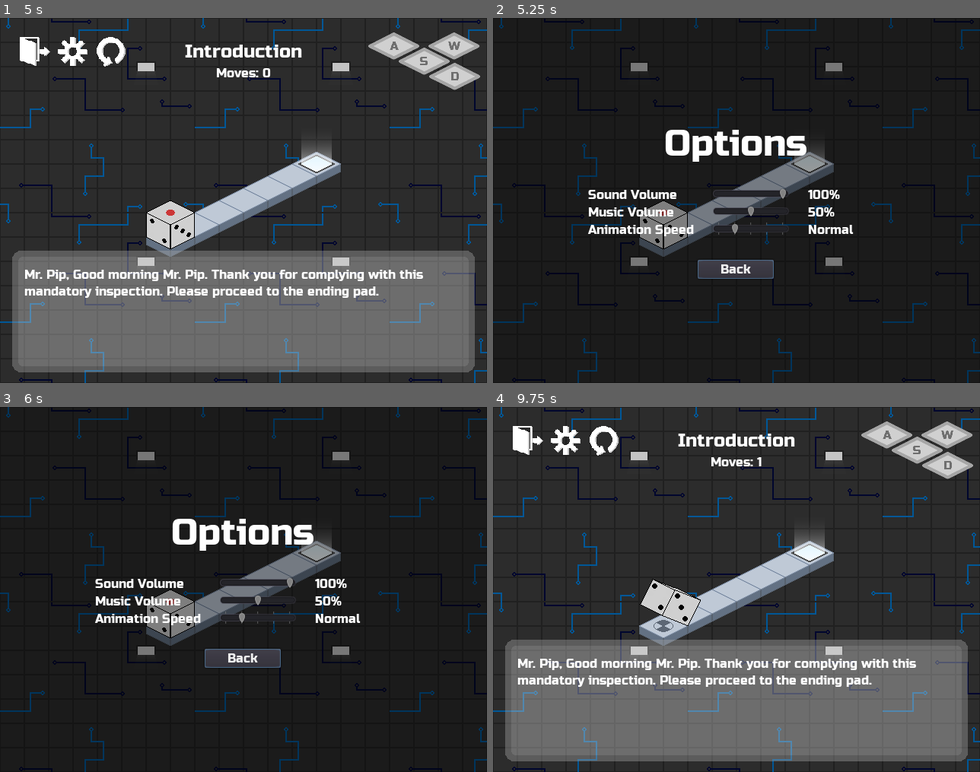
Above: before the commit, frames 1-4 (two rows, left to right).
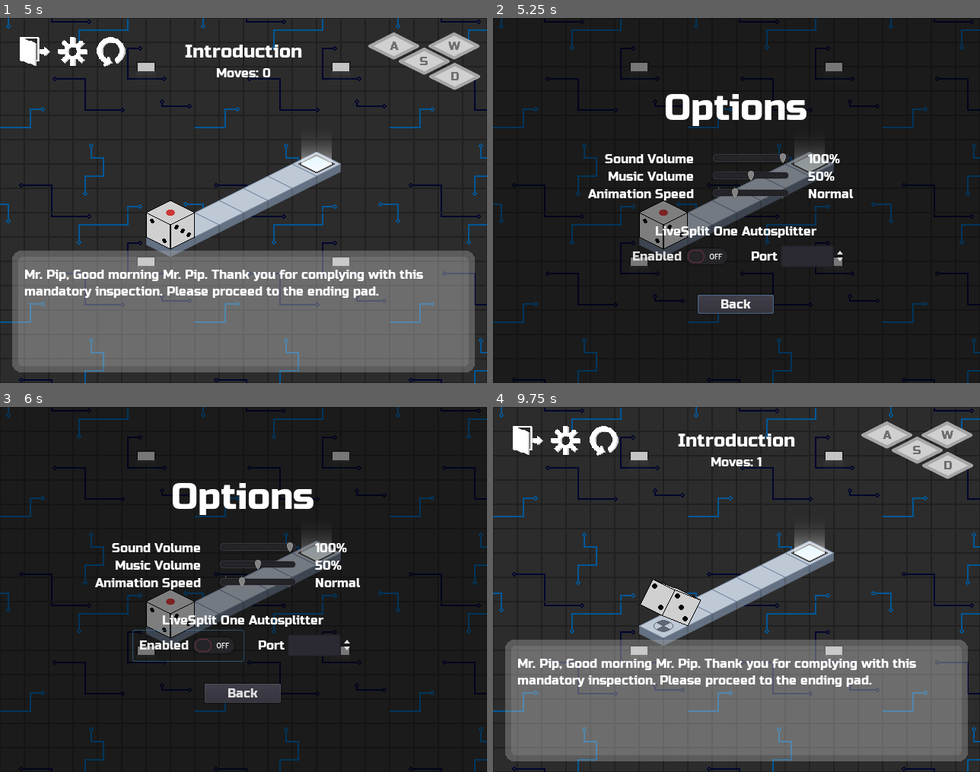
Above: after the commit, the same moments.

Repository: kdreese/gmtk-2022
Game: Godot game, scene res://src/states/Menu.tscn
Same seed, same stepped clock (60 frames per second), same inputs: the game is played once before the commit and once after it.
Inputs (mouse positions are in pixels of both pictures, inside the frame that each line leads up to):
- Up to frame 1 (5 s): click "Play" at 0.5 s; click (112, 50) at 1.25 s; click (112, 50) at 2 s; click (112, 50) at 2.75 s; click (34, 50) at 3.5 s; click "Play" at 4.25 s
- Up to frame 2 (5.25 s): click (566, 50) at 5 s
- Up to frame 3 (6 s): click (189, 644) at 5.75 s, where only the run after the commit has a clickable "Enabled"
- Up to frame 4 (9.75 s): click "Back" at 6.5 s; tap Enter at 7.25 s; hold D (move_right) 7.28-8.03 s; tap R (restart) at 8, 8.75, 9.5 s; hold S (move_back) 8.03-8.78 s; hold D (move_right) 8.78-9.53 s; hold W (move_forward) from 9.53 s (still down)

Frame 1 is identical in both runs. In frame 2, 7.7% of the frame differs, in the area x 19-75%, y 20-82%; in frame 3, 7.8%; in frame 4, nothing differs.

Commit message:
Add options to configure autosplitter

Diff:
--- a/src/scripts/Autosplitter.gd
+++ b/src/scripts/Autosplitter.gd
@@ -1,7 +1,5 @@
 extends Node
 
-
-const PORT := 5678
 
 var server: WebSocketServer
 var peers := []
@@ -9,12 +7,7 @@
 
 func _ready() -> void:
 	server = WebSocketServer.new()
-	var error := server.listen(PORT)
-	if error:
-		print("Error starting websocket, autosplitter will not run")
-		return
-	print("Websocket listening on %s:%d" % [server.bind_ip, PORT])
-	error = server.connect("client_close_request", self, "_on_server_client_close_request")
+	var error := server.connect("client_close_request", self, "_on_server_client_close_request")
 	assert(not error)
 	error = server.connect("client_connected", self, "_on_server_client_connected")
 	assert(not error)
@@ -23,6 +16,26 @@
 	error = server.connect("data_received", self, "_on_server_data_received")
 	assert(not error)
 	pause_mode = Node.PAUSE_MODE_PROCESS
+
+
+func start() -> void:
+	if server.is_listening():
+		return
+	var error := server.listen(Global.autosplitter_port)
+	if error:
+		print("Error starting websocket, autosplitter will not run")
+		return
+	Global.autosplitter_enabled = true
+	print("Websocket listening on %s:%d" % [server.bind_ip, Global.autosplitter_port])
+
+
+func stop() -> void:
+	if not server.is_listening():
+		return
+	server.stop()
+	peers = []
+	Global.autosplitter_enabled = false
+	print("Server stopped")
 
 
 func send_data(data: String) -> void:
--- a/src/scripts/Global.gd
+++ b/src/scripts/Global.gd
@@ -13,6 +13,9 @@
 var sound_volume := 1.0
 var music_volume := 0.5
 var animation_speed := 1
+
+var autosplitter_enabled := false
+var autosplitter_port := 5678
 
 var audio_stream: AudioStreamPlayer
 
@@ -98,6 +101,21 @@
 			elif animation_speed > 4:
 				animation_speed = 4
 
+	if OS.get_name() != "HTML5":
+		if "autosplitter_enabled" in config:
+			var new_autosplitter_enabled = config["autosplitter_enabled"]
+			if typeof(new_autosplitter_enabled) == TYPE_BOOL:
+				autosplitter_enabled = new_autosplitter_enabled
+
+		if "autosplitter_port" in config:
+			var new_port = config["autosplitter_port"]
+			if typeof(new_port) == TYPE_INT:
+				autosplitter_port = new_port
+				if autosplitter_port < 0:
+					autosplitter_port = 0
+				elif autosplitter_port > 65535:
+					autosplitter_port = 65535
+
 
 func save_config() -> void:
 	var config := {
@@ -105,6 +123,10 @@
 		"music_volume": music_volume,
 		"animation_speed": animation_speed,
 	}
+
+	if OS.get_name() != "HTML5":
+		config["autosplitter_enabled"] = autosplitter_enabled
+		config["autosplitter_port"] = autosplitter_port
 
 	var file := File.new()
 	var error := file.open(SAVE_FILE_PATH, File.WRITE)
--- a/src/states/OptionsMenu.gd
+++ b/src/states/OptionsMenu.gd
@@ -7,13 +7,14 @@
 
 
 func _ready() -> void:
-	var animation_speed_value = Global.animation_speed
 	$C/V/G/SoundVolumeSlider.value = Global.sound_volume
-	_on_SoundVolumeSlider_value_changed(Global.sound_volume)
 	$C/V/G/MusicVolumeSlider.value = Global.music_volume
-	_on_MusicVolumeSlider_value_changed(Global.music_volume)
-	$C/V/G/AnimationSpeedSlider.value = animation_speed_value
-	_on_AnimationSpeedSlider_value_changed(animation_speed_value)
+	$C/V/G/AnimationSpeedSlider.value = Global.animation_speed
+	if OS.get_name() == "HTML5":
+		$C/V/V.hide()
+	else:
+		$C/V/V/H/AutosplitterEnabledCheck.pressed = Global.autosplitter_enabled
+		$C/V/V/H/AutosplitterPortSpinBox.value = Global.autosplitter_port
 
 
 func _unhandled_input(event: InputEvent) -> void:
@@ -47,3 +48,19 @@
 func _on_AnimationSpeedSlider_value_changed(value: float) -> void:
 	Global.animation_speed = int(value)
 	$C/V/G/AnimationSpeedLabel.text = animation_speed_strings[value]
+
+
+func _on_AutosplitterEnabledCheck_toggled(button_pressed: bool) -> void:
+	if button_pressed:
+		$C/V/V/H/AutosplitterPortSpinBox.editable = false
+		Autosplitter.start()
+		if not Global.autosplitter_enabled:
+			$C/V/V/H/AutosplitterEnabledCheck.pressed = false
+	else:
+		$C/V/V/H/AutosplitterPortSpinBox.editable = true
+		Autosplitter.stop()
+
+
+func _on_AutosplitterPortSpinBox_value_changed(float_value: float) -> void:
+	var value := int(float_value)
+	Global.autosplitter_port = value
--- a/src/states/OptionsMenu.tscn
+++ b/src/states/OptionsMenu.tscn
@@ -19,9 +19,9 @@
 
 [node name="V" type="VBoxContainer" parent="C"]
 margin_left = 125.0
-margin_top = 137.0
+margin_top = 90.0
 margin_right = 514.0
-margin_bottom = 343.0
+margin_bottom = 389.0
 custom_constants/separation = 30
 
 [node name="Title" type="Label" parent="C/V"]
@@ -42,6 +42,7 @@
 margin_right = 139.0
 margin_bottom = 19.0
 text = "Sound Volume"
+align = 2
 
 [node name="SoundVolumeSlider" type="HSlider" parent="C/V/G"]
 margin_left = 164.0
@@ -63,6 +64,7 @@
 margin_right = 139.0
 margin_bottom = 42.0
 text = "Music Volume"
+align = 2
 
 [node name="MusicVolumeSlider" type="HSlider" parent="C/V/G"]
 margin_left = 164.0
@@ -86,6 +88,7 @@
 margin_right = 139.0
 margin_bottom = 65.0
 text = "Animation Speed"
+align = 2
 
 [node name="AnimationSpeedSlider" type="HSlider" parent="C/V/G"]
 margin_left = 164.0
@@ -105,11 +108,56 @@
 rect_min_size = Vector2( 100, 0 )
 text = "Normal"
 
+[node name="V" type="VBoxContainer" parent="C/V"]
+margin_top = 181.0
+margin_right = 389.0
+margin_bottom = 244.0
+
+[node name="AutosplitterLabel" type="Label" parent="C/V/V"]
+margin_right = 389.0
+margin_bottom = 19.0
+rect_min_size = Vector2( 100, 0 )
+text = "LiveSplit One Autosplitter"
+align = 1
+
+[node name="H" type="HBoxContainer" parent="C/V/V"]
+margin_top = 23.0
+margin_right = 389.0
+margin_bottom = 63.0
+alignment = 1
+
+[node name="AutosplitterEnabledCheck" type="CheckButton" parent="C/V/V/H"]
+margin_left = 50.0
+margin_right = 195.0
+margin_bottom = 40.0
+focus_neighbour_right = NodePath("../AutosplitterPortSpinBox")
+text = "Enabled"
+align = 1
+
+[node name="Label" type="Label" parent="C/V/V/H"]
+margin_left = 199.0
+margin_top = 10.0
+margin_right = 249.0
+margin_bottom = 29.0
+rect_min_size = Vector2( 50, 0 )
+text = "Port"
+align = 2
+
+[node name="AutosplitterPortSpinBox" type="SpinBox" parent="C/V/V/H"]
+margin_left = 253.0
+margin_top = 5.0
+margin_right = 339.0
+margin_bottom = 34.0
+focus_neighbour_left = NodePath("../AutosplitterEnabledCheck")
+size_flags_vertical = 4
+max_value = 65535.0
+value = 5678.0
+
 [node name="BackButton" type="Button" parent="C/V"]
 margin_left = 144.0
-margin_top = 181.0
+margin_top = 274.0
 margin_right = 244.0
-margin_bottom = 206.0
+margin_bottom = 299.0
 rect_min_size = Vector2( 100, 0 )
 size_flags_horizontal = 4
 text = "Back"
@@ -117,4 +165,6 @@
 [connection signal="value_changed" from="C/V/G/SoundVolumeSlider" to="." method="_on_SoundVolumeSlider_value_changed"]
 [connection signal="value_changed" from="C/V/G/MusicVolumeSlider" to="." method="_on_MusicVolumeSlider_value_changed"]
 [connection signal="value_changed" from="C/V/G/AnimationSpeedSlider" to="." method="_on_AnimationSpeedSlider_value_changed"]
+[connection signal="toggled" from="C/V/V/H/AutosplitterEnabledCheck" to="." method="_on_AutosplitterEnabledCheck_toggled"]
+[connection signal="value_changed" from="C/V/V/H/AutosplitterPortSpinBox" to="." method="_on_AutosplitterPortSpinBox_value_changed"]
 [connection signal="pressed" from="C/V/BackButton" to="." method="_on_BackButton_pressed"]
